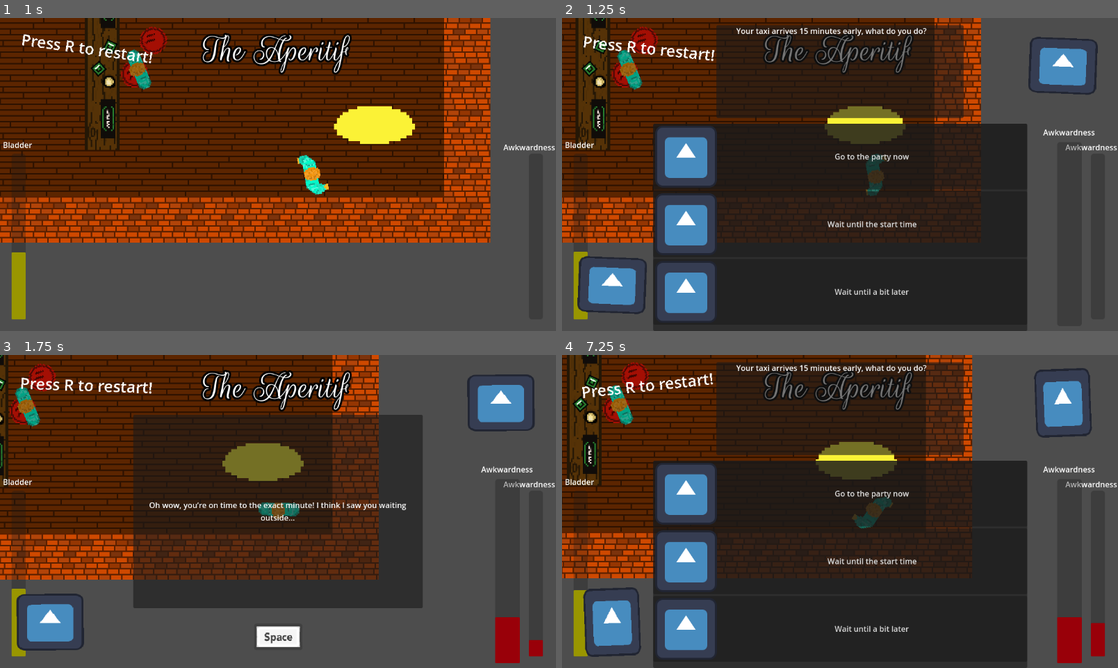
Above: before the commit, frames 1-4 (two rows, left to right).
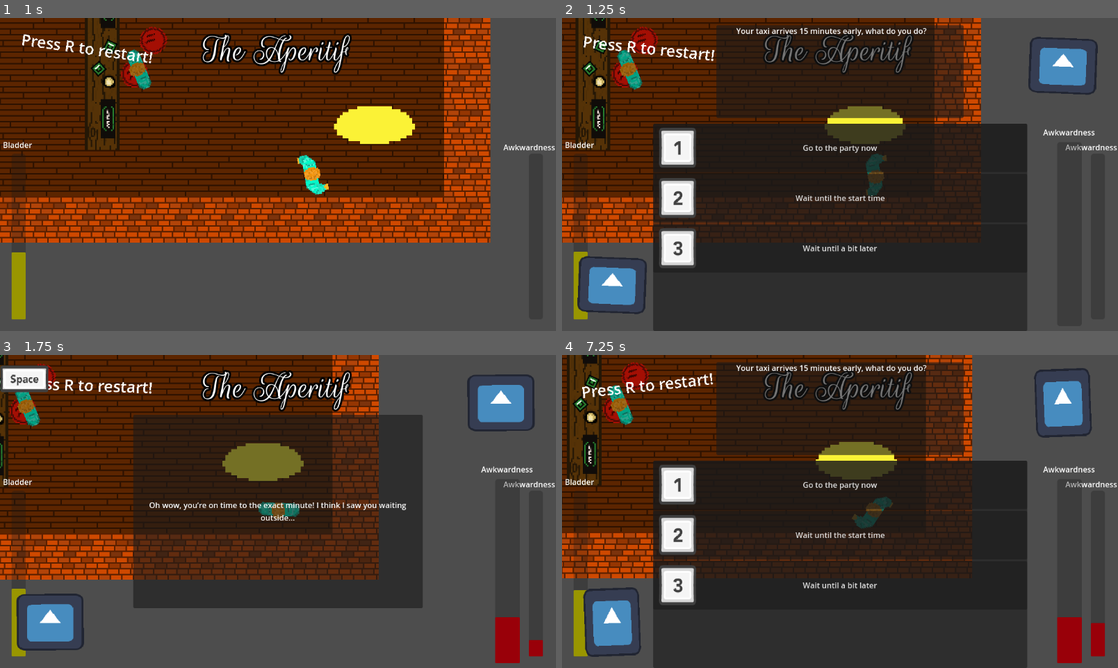
Above: after the commit, the same moments.

Repository: Jibby-Games/PizzaJam11
Game: Godot game, scene res://menu/intro.tscn
Same seed, same stepped clock (60 frames per second), same inputs: the game is played once before the commit and once after it. The engine's default icon, where the game draws it, is replaced by a stand-in: a white triangle on a blue panel in a dark square.
Inputs (mouse positions are in pixels of both pictures, inside the frame that each line leads up to):
- Up to frame 1 (1 s): tap Enter (ui_accept) at 0.5, 0.77 s; move the mouse to (400, 158) at 0.52 s; press the mouse at (400, 158) at 0.53 s; hold D (right) from 0.53 s (still down)
- Up to frame 2 (1.25 s): keep holding D (right)
- Up to frame 3 (1.75 s): release D (right) at 1.25 s; release the mouse at (400, 495) at 1.25 s; click "Wait until the start time" at 1.25 s
- Up to frame 4 (7.25 s): tap R (restart) at 2, 2.75, 6.5 s; move the mouse to (728, 527) at 2.02 s; hold S (down) 2.03-2.78 s; click (728, 527) at 2.1 s; tap Enter (ui_accept) at 2.27, 3.77, 4.52, 5.27, 6.77 s; move the mouse to (895, 442) at 2.77 s; press the mouse at (895, 442) at 2.78 s; hold D (right) 2.78-3.53 s; move the mouse to (812, 574) at 3.52 s; release the mouse at (812, 574) at 3.53 s; hold W (up) 3.53-4.28 s; click (812, 574) at 3.6 s; move the mouse to (1006, 558) at 4.27 s; press the mouse at (1006, 558) at 4.28 s; hold A (left) 4.28-5.78 s; move the mouse to (673, 464) at 5.02 s; release the mouse at (673, 464) at 5.03 s; click (673, 464) at 5.1 s; move the mouse to (867, 511) at 5.77 s; press the mouse at (867, 511) at 5.78 s; hold S (down) 5.78-6.53 s; move the mouse to (756, 433) at 6.52 s; release the mouse at (756, 433) at 6.53 s; hold D (right) from 6.53 s (still down); click (756, 433) at 6.6 s

Frame 1 is identical in both runs. In frame 2, 7.1% of the frame differs, in the area x 16-76%, y 34-97%; in frame 3, 1.2%; in frame 4, 7.1%.

Commit message:
feat(event): add animated button icons

Diff:
--- a/ui/awkward_event_system.tscn
+++ b/ui/awkward_event_system.tscn
@@ -1,9 +1,11 @@
-[gd_scene load_steps=11 format=3 uid="uid://c6me0dm3h5rxw"]
-
-[ext_resource type="Texture2D" uid="uid://c71r31rm425mw" path="res://icon.svg" id="1_mmiok"]
+[gd_scene load_steps=10 format=3 uid="uid://c6me0dm3h5rxw"]
+
 [ext_resource type="Script" path="res://ui/dialogue_system.gd" id="1_najch"]
+[ext_resource type="Texture2D" uid="uid://dp376hj3120b1" path="res://ui/input_icons/Keyboard & Mouse/Light/1_Key_Light.png" id="2_xkfl5"]
+[ext_resource type="Texture2D" uid="uid://ca64n3ixptu38" path="res://ui/input_icons/Keyboard & Mouse/Light/2_Key_Light.png" id="3_aiikn"]
 [ext_resource type="PackedScene" uid="uid://cxjf6gxc1r7ay" path="res://ui/person_portait.tscn" id="3_m0wkn"]
-[ext_resource type="Texture2D" uid="uid://cs2y1wduhbv52" path="res://ui/input_icons/Keyboard & Mouse/Light/Space_Key_Light.png" id="4_o8txp"]
+[ext_resource type="PackedScene" uid="uid://djhxxe3l7jouo" path="res://ui/input_prompt.tscn" id="3_m2sxk"]
+[ext_resource type="Texture2D" uid="uid://c28st88ofekt7" path="res://ui/input_icons/Keyboard & Mouse/Light/3_Key_Light.png" id="4_3i4ei"]
 
 [sub_resource type="SystemFont" id="SystemFont_307fv"]
 subpixel_positioning = 0
@@ -17,44 +19,6 @@
 corner_radius_top_right = 2
 corner_radius_bottom_right = 2
 corner_radius_bottom_left = 2
-
-[sub_resource type="Animation" id="Animation_grsaj"]
-length = 0.001
-tracks/0/type = "value"
-tracks/0/imported = false
-tracks/0/enabled = true
-tracks/0/path = NodePath(".:scale")
-tracks/0/interp = 1
-tracks/0/loop_wrap = true
-tracks/0/keys = {
-"times": PackedFloat32Array(0),
-"transitions": PackedFloat32Array(1),
-"update": 0,
-"values": [Vector2(1, 1)]
-}
-
-[sub_resource type="Animation" id="Animation_5ku7p"]
-resource_name = "squashy"
-length = 2.0
-loop_mode = 1
-tracks/0/type = "value"
-tracks/0/imported = false
-tracks/0/enabled = true
-tracks/0/path = NodePath(".:scale")
-tracks/0/interp = 1
-tracks/0/loop_wrap = true
-tracks/0/keys = {
-"times": PackedFloat32Array(0.5, 1.5),
-"transitions": PackedFloat32Array(1, 1),
-"update": 0,
-"values": [Vector2(1.2, 1), Vector2(1, 1.2)]
-}
-
-[sub_resource type="AnimationLibrary" id="AnimationLibrary_ty0cy"]
-_data = {
-"RESET": SubResource("Animation_grsaj"),
-"squashy": SubResource("Animation_5ku7p")
-}
 
 [node name="AwkwardEventSystem" type="Control"]
 layout_mode = 3
@@ -114,21 +78,66 @@
 
 [node name="ChoiceButton1" type="Button" parent="ChoiceScreen/DialogueChoices/VBoxContainer"]
 unique_name_in_owner = true
+custom_minimum_size = Vector2(100, 100)
 layout_mode = 2
 text = "Choice 1"
-icon = ExtResource("1_mmiok")
+
+[node name="InputPrompt" parent="ChoiceScreen/DialogueChoices/VBoxContainer/ChoiceButton1" instance=ExtResource("3_m2sxk")]
+layout_mode = 1
+anchors_preset = 4
+anchor_left = 0.0
+anchor_top = 0.5
+anchor_right = 0.0
+anchor_bottom = 0.5
+offset_left = 0.0
+offset_top = -50.0
+offset_right = 100.0
+offset_bottom = 50.0
+grow_horizontal = 1
+grow_vertical = 2
+texture = ExtResource("2_xkfl5")
 
 [node name="ChoiceButton2" type="Button" parent="ChoiceScreen/DialogueChoices/VBoxContainer"]
 unique_name_in_owner = true
+custom_minimum_size = Vector2(100, 100)
 layout_mode = 2
 text = "Choice 2"
-icon = ExtResource("1_mmiok")
+
+[node name="InputPrompt" parent="ChoiceScreen/DialogueChoices/VBoxContainer/ChoiceButton2" instance=ExtResource("3_m2sxk")]
+layout_mode = 1
+anchors_preset = 4
+anchor_left = 0.0
+anchor_top = 0.5
+anchor_right = 0.0
+anchor_bottom = 0.5
+offset_left = 0.0
+offset_top = -50.0
+offset_right = 100.0
+offset_bottom = 50.0
+grow_horizontal = 1
+grow_vertical = 2
+texture = ExtResource("3_aiikn")
 
 [node name="ChoiceButton3" type="Button" parent="ChoiceScreen/DialogueChoices/VBoxContainer"]
 unique_name_in_owner = true
+custom_minimum_size = Vector2(100, 100)
 layout_mode = 2
 text = "Choice 3"
-icon = ExtResource("1_mmiok")
+
+[node name="InputPrompt" parent="ChoiceScreen/DialogueChoices/VBoxContainer/ChoiceButton3" instance=ExtResource("3_m2sxk")]
+layout_mode = 1
+anchors_preset = 4
+anchor_left = 0.0
+anchor_top = 0.5
+anchor_right = 0.0
+anchor_bottom = 0.5
+offset_left = 0.0
+offset_top = -50.0
+offset_right = 100.0
+offset_bottom = 50.0
+grow_horizontal = 1
+grow_vertical = 2
+texture = ExtResource("4_3i4ei")
 
 [node name="PersonPortait" parent="." instance=ExtResource("3_m0wkn")]
 layout_mode = 1
@@ -225,27 +234,9 @@
 vertical_alignment = 1
 autowrap_mode = 3
 
-[node name="InputPrompt" type="TextureRect" parent="ResponseScreen"]
-layout_mode = 1
-anchors_preset = 7
-anchor_left = 0.5
-anchor_top = 1.0
-anchor_right = 0.5
-anchor_bottom = 1.0
-offset_left = -50.0
-offset_top = -115.0
-offset_right = 50.0
-offset_bottom = -15.0
-grow_horizontal = 2
-grow_vertical = 0
-pivot_offset = Vector2(50, 50)
-texture = ExtResource("4_o8txp")
-
-[node name="AnimationPlayer" type="AnimationPlayer" parent="ResponseScreen/InputPrompt"]
-libraries = {
-"": SubResource("AnimationLibrary_ty0cy")
-}
-autoplay = "squashy"
+[node name="InputPrompt" parent="ResponseScreen" instance=ExtResource("3_m2sxk")]
+layout_mode = 0
+anchors_preset = 0
 
 [connection signal="pressed" from="ChoiceScreen/DialogueChoices/VBoxContainer/ChoiceButton1" to="." method="_on_choice_button_1_pressed"]
 [connection signal="pressed" from="ChoiceScreen/DialogueChoices/VBoxContainer/ChoiceButton2" to="." method="_on_choice_button_2_pressed"]
--- /dev/null
+++ b/ui/input_prompt.tscn
@@ -0,0 +1,62 @@
+[gd_scene load_steps=5 format=3 uid="uid://djhxxe3l7jouo"]
+
+[ext_resource type="Texture2D" uid="uid://cs2y1wduhbv52" path="res://ui/input_icons/Keyboard & Mouse/Light/Space_Key_Light.png" id="1_4rbej"]
+
+[sub_resource type="Animation" id="Animation_grsaj"]
+length = 0.001
+tracks/0/type = "value"
+tracks/0/imported = false
+tracks/0/enabled = true
+tracks/0/path = NodePath(".:scale")
+tracks/0/interp = 1
+tracks/0/loop_wrap = true
+tracks/0/keys = {
+"times": PackedFloat32Array(0),
+"transitions": PackedFloat32Array(1),
+"update": 0,
+"values": [Vector2(1, 1)]
+}
+
+[sub_resource type="Animation" id="Animation_5ku7p"]
+resource_name = "squashy"
+length = 2.0
+loop_mode = 1
+tracks/0/type = "value"
+tracks/0/imported = false
+tracks/0/enabled = true
+tracks/0/path = NodePath(".:scale")
+tracks/0/interp = 1
+tracks/0/loop_wrap = true
+tracks/0/keys = {
+"times": PackedFloat32Array(0.5, 1.5),
+"transitions": PackedFloat32Array(1, 1),
+"update": 0,
+"values": [Vector2(1.2, 1), Vector2(1, 1.2)]
+}
+
+[sub_resource type="AnimationLibrary" id="AnimationLibrary_ty0cy"]
+_data = {
+"RESET": SubResource("Animation_grsaj"),
+"squashy": SubResource("Animation_5ku7p")
+}
+
+[node name="InputPrompt" type="TextureRect"]
+anchors_preset = 7
+anchor_left = 0.5
+anchor_top = 1.0
+anchor_right = 0.5
+anchor_bottom = 1.0
+offset_left = -50.0
+offset_top = -115.0
+offset_right = 50.0
+offset_bottom = -15.0
+grow_horizontal = 2
+grow_vertical = 0
+pivot_offset = Vector2(50, 50)
+texture = ExtResource("1_4rbej")
+
+[node name="AnimationPlayer" type="AnimationPlayer" parent="."]
+libraries = {
+"": SubResource("AnimationLibrary_ty0cy")
+}
+autoplay = "squashy"
